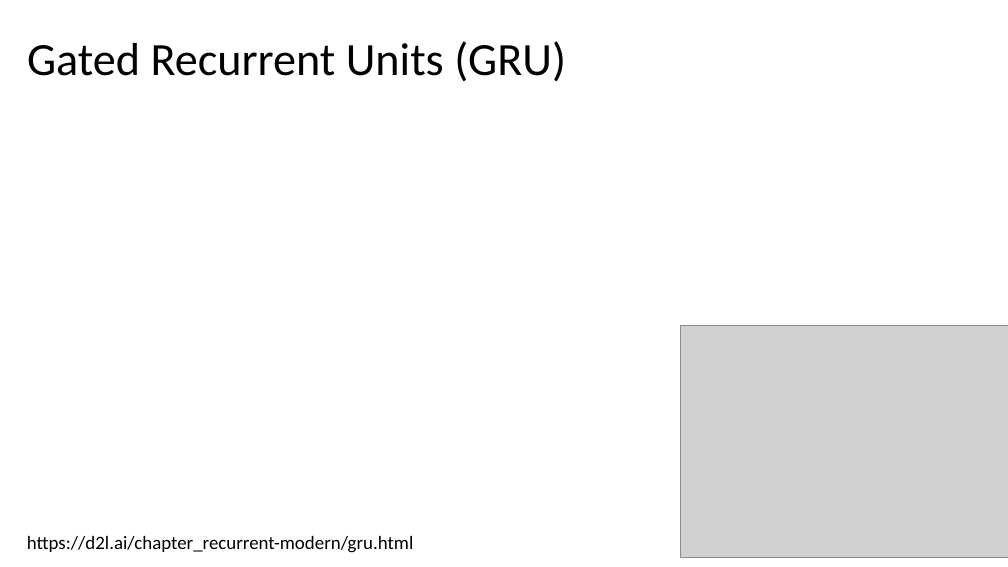
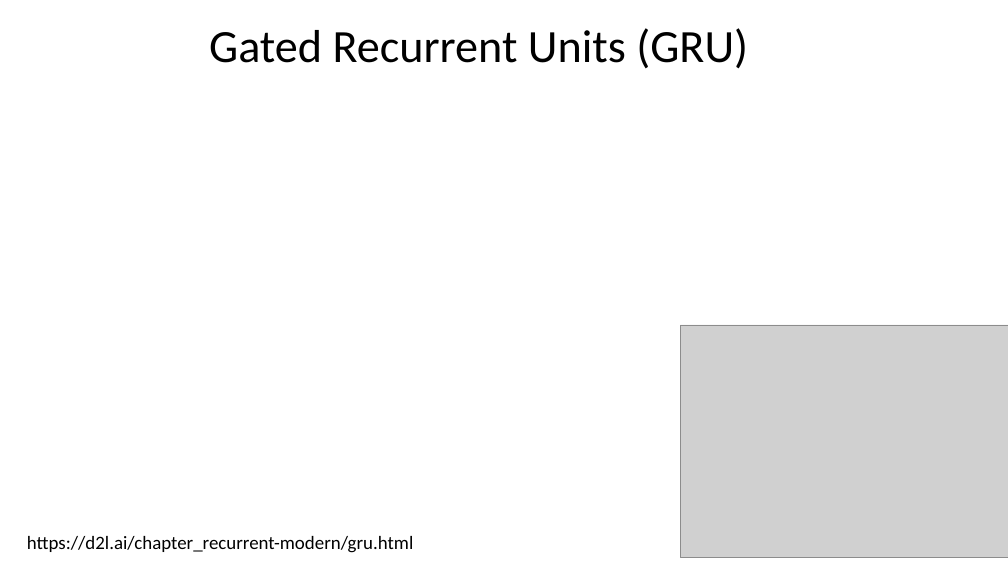
Before and after one commit to MVRonkin/TimeSeriesCourse, a slide deck: slide 17 of 2025/LEC/07-2 RNN.pptx. Drawn at 1008x567 pixels with LibreOffice and Linux fonts; fonts in the diff are those of the drawing; grey boxes stand for pictures. Boxes give left, top, right and bottom in pixels: in the first picture for what was removed or moved away, otherwise in the second. Text is boxed around its words. In the diff, an @@ line names an element or a change of style, - is before the commit and + after.

```diff
--- a/2025/LEC/07-2 RNN.pptx
+++ b/2025/LEC/07-2 RNN.pptx
@@ title "Gated Recurrent Units (GRU)": place and size @@
-title "Gated Recurrent Units (GRU)" at (27, 41, 566, 82)
+title "Gated Recurrent Units (GRU)" at (209, 28, 748, 69)
@@ title "Gated Recurrent Units (GRU)" at (209, 28, 748, 69): alignment left to centre @@
```
Also in this commit, not shown: 6 other slides changed, 2 slides added.
